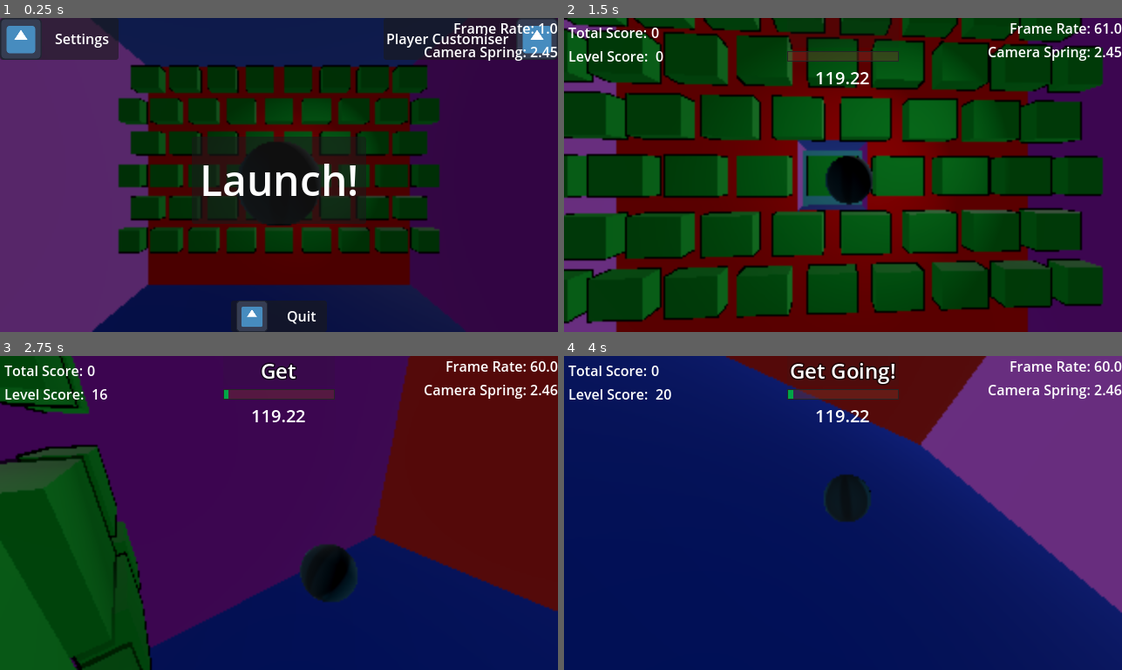
Above: before the commit, frames 1-4 (two rows, left to right).
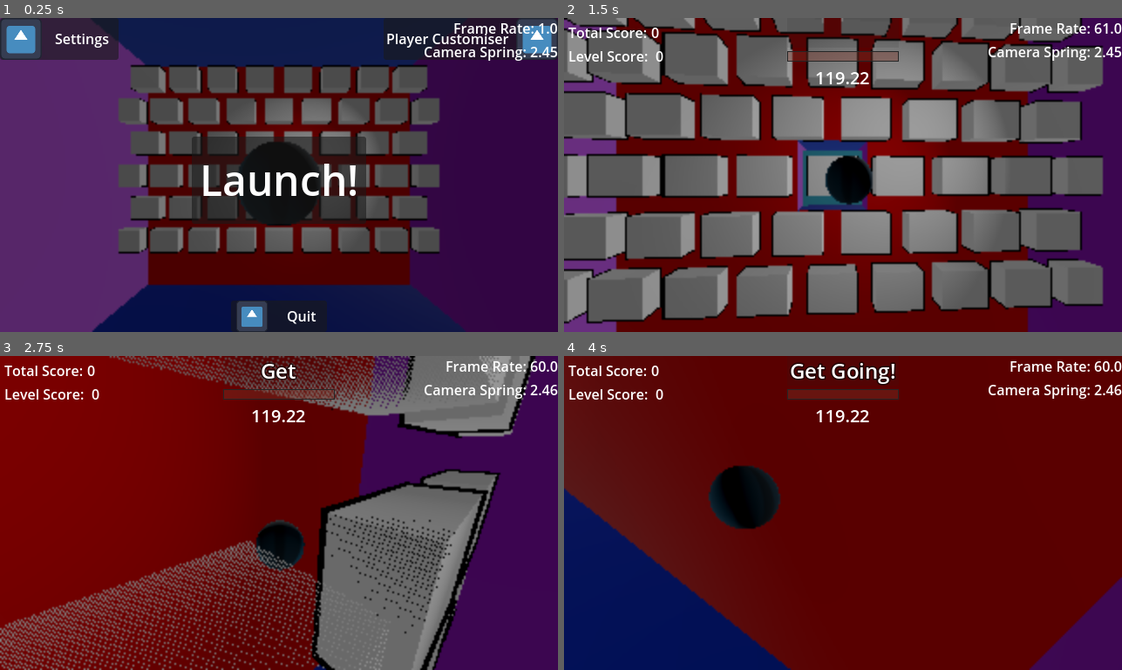
Above: after the commit, the same moments.

Repository: Mangochicken13/MangoPirateJam16
Game: Godot game, scene res://main.tscn
Two runs of this game, one before a commit and one after it. Both use one fixed random seed, a clock stepped at 60 frames per second and the inputs below. The engine's default icon, where the game draws it, is replaced by a stand-in: a white triangle on a blue panel in a dark square.
Inputs (mouse positions are in pixels of both pictures, inside the frame that each line leads up to):
- Up to frame 1 (0.25 s): no input
- Up to frame 2 (1.5 s): click "Launch!" at 0.5 s; tap Enter at 1.25 s; move the mouse to (965, 159) at 1.27 s; hold D (turn_right) from 1.28 s (still down); tap Q at 1.35 s
- Up to frame 3 (2.75 s): move the mouse to (167, 528) at 2.02 s; release D (turn_right) at 2.03 s; hold W (turn_down) from 2.03 s (still down); tap Q at 2.1 s
- Up to frame 4 (4 s): move the mouse to (898, 443) at 2.77 s; release W (turn_down) at 2.78 s; hold D (turn_right) 2.78-3.53 s; tap Q at 2.85, 3.6 s; move the mouse to (815, 575) at 3.52 s; hold S (turn_up) from 3.53 s (still down)

The runs differ from the first frame. In frame 1, 19% of the frame differs, in the area x 21-79%, y 15-75%; in frame 2, 62%; in frame 3, 97%, in the area x 0-100%, y 0-100%; in frame 4, 81%.
Error after the commit: Parse Error: Identifier "health" not declared in the current scope. (res://Walls/breakable_wall.gd:42)

Commit message:
Move walls out of Components folder

Diff:
--- a/you-are-the-weapon/Components/Levels/level_1_dev.tscn
+++ b/you-are-the-weapon/Components/Levels/level_1_dev.tscn
@@ -1,8 +1,8 @@
 [gd_scene load_steps=4 format=3 uid="uid://bdhc4jew8px57"]
 
 [ext_resource type="PackedScene" uid="uid://ca0itvftvsk06" path="res://Components/Levels/base_level.tscn" id="1_5rqff"]
-[ext_resource type="PackedScene" uid="uid://lnuocne6qmhb" path="res://Components/Walls/testing_wall.tscn" id="2_c2c2e"]
-[ext_resource type="PackedScene" uid="uid://37702wvtpjm6" path="res://Components/Walls/breakable_wall.tscn" id="3_81wr8"]
+[ext_resource type="PackedScene" uid="uid://lnuocne6qmhb" path="res://Walls/testing_wall.tscn" id="2_c2c2e"]
+[ext_resource type="PackedScene" uid="uid://37702wvtpjm6" path="res://Walls/breakable_wall.tscn" id="3_81wr8"]
 
 [node name="Level" node_paths=PackedStringArray("door") instance=ExtResource("1_5rqff")]
 win_condition = 2
--- a/you-are-the-weapon/Components/Levels/level_2_dev.tscn
+++ b/you-are-the-weapon/Components/Levels/level_2_dev.tscn
@@ -1,7 +1,7 @@
 [gd_scene load_steps=4 format=3 uid="uid://dh17uwlnhjgw0"]
 
 [ext_resource type="PackedScene" uid="uid://ca0itvftvsk06" path="res://Components/Levels/base_level.tscn" id="1_d7xwl"]
-[ext_resource type="PackedScene" uid="uid://lnuocne6qmhb" path="res://Components/Walls/testing_wall.tscn" id="2_5rsmb"]
+[ext_resource type="PackedScene" uid="uid://lnuocne6qmhb" path="res://Walls/testing_wall.tscn" id="2_5rsmb"]
 [ext_resource type="PackedScene" uid="uid://7kcef77qbpfl" path="res://Components/Levels/level_trigger.tscn" id="2_t2jgq"]
 
 [node name="Level" node_paths=PackedStringArray("door") instance=ExtResource("1_d7xwl")]
--- a/you-are-the-weapon/Components/Levels/level_3_dev.tscn
+++ b/you-are-the-weapon/Components/Levels/level_3_dev.tscn
@@ -1,8 +1,8 @@
 [gd_scene load_steps=4 format=3 uid="uid://tql1shvc5wn"]
 
 [ext_resource type="PackedScene" uid="uid://ca0itvftvsk06" path="res://Components/Levels/base_level.tscn" id="1_8ayjw"]
-[ext_resource type="PackedScene" uid="uid://lnuocne6qmhb" path="res://Components/Walls/testing_wall.tscn" id="2_ob6oo"]
-[ext_resource type="PackedScene" uid="uid://37702wvtpjm6" path="res://Components/Walls/breakable_wall.tscn" id="2_svbsw"]
+[ext_resource type="PackedScene" uid="uid://lnuocne6qmhb" path="res://Walls/testing_wall.tscn" id="2_ob6oo"]
+[ext_resource type="PackedScene" uid="uid://37702wvtpjm6" path="res://Walls/breakable_wall.tscn" id="2_svbsw"]
 
 [node name="Level" node_paths=PackedStringArray("door") instance=ExtResource("1_8ayjw")]
 win_condition = 1
--- a/you-are-the-weapon/Components/Walls/breakable_wall.tres
+++ /dev/null
@@ -1,8 +0,0 @@
-[gd_resource type="BoxMesh" load_steps=2 format=3 uid="uid://781nrqkwx8te"]
-
-[ext_resource type="Material" uid="uid://chqnhdm57ks0o" path="res://Components/Walls/breakable_wall_material.tres" id="1_2r1p2"]
-
-[resource]
-resource_local_to_scene = true
-material = ExtResource("1_2r1p2")
-size = Vector3(5, 4, 2)
--- a/you-are-the-weapon/Components/Walls/breakable_wall.tscn
+++ /dev/null
@@ -1,23 +0,0 @@
-[gd_scene load_steps=6 format=3 uid="uid://37702wvtpjm6"]
-
-[ext_resource type="Script" uid="uid://docv3qj8fk2yg" path="res://Components/Walls/breakable_wall.gd" id="1_7jxn8"]
-[ext_resource type="FastNoiseLite" uid="uid://t62yaaxyjx8e" path="res://Components/Walls/wall_crack_noise.tres" id="2_ko5f1"]
-[ext_resource type="Gradient" uid="uid://b0110vjwm62cs" path="res://Components/Walls/health_gradient.tres" id="2_ogmrn"]
-[ext_resource type="BoxMesh" uid="uid://781nrqkwx8te" path="res://Components/Walls/breakable_wall.tres" id="4_h6878"]
-
-[sub_resource type="BoxShape3D" id="BoxShape3D_0ybw5"]
-resource_local_to_scene = true
-size = Vector3(5, 4, 2)
-
-[node name="Breakable Wall" type="StaticBody3D"]
-collision_layer = 4
-collision_mask = 3
-script = ExtResource("1_7jxn8")
-health_gradient = ExtResource("2_ogmrn")
-crack_noise_texture = ExtResource("2_ko5f1")
-
-[node name="MeshInstance3D" type="MeshInstance3D" parent="."]
-mesh = ExtResource("4_h6878")
-
-[node name="CollisionShape3D" type="CollisionShape3D" parent="."]
-shape = SubResource("BoxShape3D_0ybw5")
--- a/you-are-the-weapon/Components/Walls/breakable_wall_material.tres
+++ /dev/null
@@ -1,11 +0,0 @@
-[gd_resource type="StandardMaterial3D" load_steps=2 format=3 uid="uid://chqnhdm57ks0o"]
-
-[ext_resource type="Material" uid="uid://h6lpf48iugh8" path="res://Components/Walls/object_outline.tres" id="1_6v7uv"]
-
-[resource]
-resource_local_to_scene = true
-render_priority = 3
-next_pass = ExtResource("1_6v7uv")
-distance_fade_mode = 2
-distance_fade_min_distance = 0.2
-distance_fade_max_distance = 3.0
--- a/you-are-the-weapon/Components/Walls/object_outline.tres
+++ /dev/null
@@ -1,11 +0,0 @@
-[gd_resource type="ShaderMaterial" load_steps=2 format=3 uid="uid://h6lpf48iugh8"]
-
-[ext_resource type="Shader" uid="uid://cnl0metc7uxe5" path="res://Components/Walls/breakable_wall_outline.gdshader" id="1_2xxsf"]
-
-[resource]
-render_priority = 0
-shader = ExtResource("1_2xxsf")
-shader_parameter/color = Color(0, 0, 0, 1)
-shader_parameter/size = 1.05
-shader_parameter/min_dist = 5.0
-shader_parameter/max_dist = 15.0
--- a/you-are-the-weapon/Components/Walls/test_breakable_wall.gd
+++ /dev/null
@@ -1,2 +0,0 @@
-extends BreakableWall
-class_name TestBreakableWall
--- a/you-are-the-weapon/Components/ball.gd
+++ b/you-are-the-weapon/Components/ball.gd
@@ -48,7 +48,7 @@
 	# TODO: more work needed on this
 	var v_length: float = sqrt((abs(velocity.length()) + 1 - speed) - 1)
 	var extension: float = minf(2, v_length)
-	assert(extension <= 1.9)
+	assert(extension < 1.9)
 	target_spring_length = maxf(ball_cam_base_spring_length, ball_cam_base_spring_length + extension)
 	ball_cam.spring_length = lerp(ball_cam.spring_length, target_spring_length, SPRING_LERP_SPEED * delta)
 
--- a/you-are-the-weapon/Components/ball.tscn
+++ b/you-are-the-weapon/Components/ball.tscn
@@ -6,8 +6,8 @@
 [ext_resource type="Script" uid="uid://bcpabd127n4j0" path="res://addons/phantom_camera/scripts/phantom_camera/phantom_camera_3d.gd" id="4_j6r2q"]
 [ext_resource type="Script" uid="uid://bfjruihdkldad" path="res://addons/phantom_camera/scripts/resources/tween_resource.gd" id="5_qycq2"]
 [ext_resource type="Script" uid="uid://2un6of21yrar" path="res://addons/phantom_camera/scripts/resources/camera_3d_resource.gd" id="6_y7xus"]
-[ext_resource type="Script" uid="uid://jaj62h07c7xm" path="res://Components/Walls/testing_wall.gd" id="7_nu58y"]
-[ext_resource type="Texture2D" uid="uid://b2chgrkjp72rm" path="res://Components/Walls/testing_wall.png" id="8_dwrm4"]
+[ext_resource type="Script" uid="uid://jaj62h07c7xm" path="res://Walls/testing_wall.gd" id="7_nu58y"]
+[ext_resource type="Texture2D" uid="uid://b2chgrkjp72rm" path="res://Walls/testing_wall.png" id="8_dwrm4"]
 
 [sub_resource type="SphereShape3D" id="SphereShape3D_0gomf"]
 
--- a/you-are-the-weapon/Components/Walls/base_wall.gd
+++ b/you-are-the-weapon/Walls/base_wall.gd
@@ -20,8 +20,14 @@
 		elif node is CollisionShape3D and !collision_shape:
 			collision_shape = node
 
+	_set_collision_layer()
+
+func _set_collision_layer() -> void:
 	# Solid Walls
-	collision_layer = 2
+	if collision_layer == 1: #Default value
+		collision_layer = 2
+	else:
+		print(collision_layer, self)
 
 func _bounce(velocity: Vector3) -> Vector3:
 	velocity = velocity * velocity_multiplier
--- a/you-are-the-weapon/Components/Walls/breakable_wall.gd
+++ b/you-are-the-weapon/Walls/breakable_wall.gd
@@ -1,24 +1,27 @@
 extends Wall
 class_name BreakableWall
 
+@export var health_component: HealthComponent
 
-@export var health: float = 1
-var max_health: float
+#@export var health: float = 1
+#var max_health: float
 @export var defence: float = 0
 @export var damage_reduction: float = 0
 
 @export var health_gradient: Gradient
-@export var crack_noise_texture: FastNoiseLite
+#@export var crack_noise_texture: FastNoiseLite
 
 signal destroyed
 
 func _ready() -> void:
 	super._ready()
-	max_health = health
-	# Breakable Walls
-	collision_layer = 4
+	#max_health = health
 	_update_color()
 
+
+func _set_collision_layer() -> void:
+	if collision_layer == 1:
+		collision_layer = 4
 
 ## Returns the final damage dealt after damage reduction and defence
 func _deal_damage(incoming_damage: float) -> float:
@@ -27,12 +30,9 @@
 	final_damage = final_damage - defence
 	final_damage = maxf(final_damage, 0.0)
 
-	health = health - final_damage
+	health_component.damage(final_damage)
 
 	_update_cracks()
-	if health <= 0:
-		_destroy()
-
 	_update_color()
 
 	return final_damage
--- /dev/null
+++ b/you-are-the-weapon/Walls/breakable_wall.tscn
@@ -0,0 +1,53 @@
+[gd_scene load_steps=9 format=3 uid="uid://37702wvtpjm6"]
+
+[ext_resource type="Script" uid="uid://docv3qj8fk2yg" path="res://Walls/breakable_wall.gd" id="1_7jxn8"]
+[ext_resource type="Gradient" uid="uid://b0110vjwm62cs" path="res://Walls/health_gradient.tres" id="2_ogmrn"]
+[ext_resource type="PackedScene" uid="uid://c0t5ebt5gausq" path="res://Components/HealthComponent.tscn" id="3_ugjwp"]
+
+[sub_resource type="StandardMaterial3D" id="StandardMaterial3D_dwrtj"]
+resource_local_to_scene = true
+distance_fade_mode = 2
+distance_fade_min_distance = 1.0
+distance_fade_max_distance = 5.0
+
+[sub_resource type="BoxMesh" id="BoxMesh_l5uip"]
+resource_local_to_scene = true
+material = SubResource("StandardMaterial3D_dwrtj")
+size = Vector3(5, 4, 2)
+
+[sub_resource type="StandardMaterial3D" id="StandardMaterial3D_btf7d"]
+cull_mode = 1
+shading_mode = 0
+albedo_color = Color(0, 0, 0, 1)
+distance_fade_mode = 3
+distance_fade_min_distance = 4.0
+distance_fade_max_distance = 7.0
+
+[sub_resource type="BoxMesh" id="BoxMesh_e7bn1"]
+material = SubResource("StandardMaterial3D_btf7d")
+size = Vector3(5.2, 4.2, 2.2)
+
+[sub_resource type="BoxShape3D" id="BoxShape3D_0ybw5"]
+resource_local_to_scene = true
+size = Vector3(5, 4, 2)
+
+[node name="Breakable Wall" type="Node3D" node_paths=PackedStringArray("health_component")]
+script = ExtResource("1_7jxn8")
+health_component = NodePath("HealthComponent")
+health = null
+defence = null
+damage_reduction = null
+health_gradient = ExtResource("2_ogmrn")
+velocity_multiplier = null
+combo_modifier = null
+
+[node name="MeshInstance3D" type="MeshInstance3D" parent="."]
+mesh = SubResource("BoxMesh_l5uip")
+
+[node name="MeshInstance3D" type="MeshInstance3D" parent="MeshInstance3D"]
+mesh = SubResource("BoxMesh_e7bn1")
+
+[node name="CollisionShape3D" type="CollisionShape3D" parent="."]
+shape = SubResource("BoxShape3D_0ybw5")
+
+[node name="HealthComponent" parent="." instance=ExtResource("3_ugjwp")]
--- a/you-are-the-weapon/Components/Walls/testing_wall.gd
+++ b/you-are-the-weapon/Walls/testing_wall.gd
@@ -29,8 +29,8 @@
 
 func _enter_tree() -> void:
 	if Engine.is_editor_hint():
-		var image: Image = Image.load_from_file("res://Components/Walls/testing_wall.png")
+		var image: Image = Image.load_from_file("res://Walls/testing_wall.png")
 		mesh_texture = ImageTexture.create_from_image(image)
 	else:
-		var image = load("res://Components/Walls/testing_wall.png")
+		var image = load("res://Walls/testing_wall.png")
 		mesh_texture = image
--- a/you-are-the-weapon/Components/Walls/testing_wall.tres
+++ b/you-are-the-weapon/Walls/testing_wall.tres
@@ -1,6 +1,6 @@
 [gd_resource type="StandardMaterial3D" load_steps=2 format=3 uid="uid://de41hy7rqfmac"]
 
-[ext_resource type="Texture2D" uid="uid://b2chgrkjp72rm" path="res://Components/Walls/testing_wall.png" id="1_n8jsk"]
+[ext_resource type="Texture2D" uid="uid://b2chgrkjp72rm" path="res://Walls/testing_wall.png" id="1_n8jsk"]
 
 [resource]
 resource_local_to_scene = true
--- a/you-are-the-weapon/Components/Walls/testing_wall.tscn
+++ b/you-are-the-weapon/Walls/testing_wall.tscn
@@ -1,7 +1,7 @@
 [gd_scene load_steps=5 format=3 uid="uid://lnuocne6qmhb"]
 
-[ext_resource type="Script" uid="uid://jaj62h07c7xm" path="res://Components/Walls/testing_wall.gd" id="1_2oy8g"]
-[ext_resource type="Material" uid="uid://de41hy7rqfmac" path="res://Components/Walls/testing_wall.tres" id="2_jsw8i"]
+[ext_resource type="Script" uid="uid://jaj62h07c7xm" path="res://Walls/testing_wall.gd" id="1_2oy8g"]
+[ext_resource type="Material" uid="uid://de41hy7rqfmac" path="res://Walls/testing_wall.tres" id="2_jsw8i"]
 
 [sub_resource type="BoxShape3D" id="BoxShape3D_mln17"]
 resource_local_to_scene = true
--- a/you-are-the-weapon/test_scene.tscn
+++ b/you-are-the-weapon/test_scene.tscn
@@ -1,7 +1,7 @@
 [gd_scene load_steps=3 format=3 uid="uid://cw2l6ifqw3yxn"]
 
 [ext_resource type="PackedScene" uid="uid://nv2sbbj23yw1" path="res://Components/ball.tscn" id="1_ikktw"]
-[ext_resource type="PackedScene" uid="uid://lnuocne6qmhb" path="res://Components/Walls/testing_wall.tscn" id="3_1vec6"]
+[ext_resource type="PackedScene" uid="uid://lnuocne6qmhb" path="res://Walls/testing_wall.tscn" id="3_1vec6"]
 
 [node name="Test Scene" type="Node3D"]
 
--- a/you-are-the-weapon/test_scene_2.tscn
+++ b/you-are-the-weapon/test_scene_2.tscn
@@ -1,8 +1,8 @@
 [gd_scene load_steps=4 format=3 uid="uid://df8waebs53eeo"]
 
 [ext_resource type="PackedScene" uid="uid://nv2sbbj23yw1" path="res://Components/ball.tscn" id="1_u7dyf"]
-[ext_resource type="PackedScene" uid="uid://37702wvtpjm6" path="res://Components/Walls/breakable_wall.tscn" id="2_qhe80"]
-[ext_resource type="PackedScene" uid="uid://lnuocne6qmhb" path="res://Components/Walls/testing_wall.tscn" id="3_qhb27"]
+[ext_resource type="PackedScene" uid="uid://37702wvtpjm6" path="res://Walls/breakable_wall.tscn" id="2_qhe80"]
+[ext_resource type="PackedScene" uid="uid://lnuocne6qmhb" path="res://Walls/testing_wall.tscn" id="3_qhb27"]
 
 [node name="test_scene_2" type="Node3D"]
 
Not shown, removed: you-are-the-weapon/Components/Walls/test_breakable_wall.gd.uid
Renamed: you-are-the-weapon/Components/Walls/Breakable_wall_cracks.png -> you-are-the-weapon/Walls/Breakable_wall_cracks.png
Not shown, changed: you-are-the-weapon/Walls/Breakable_wall_cracks.png.import
Renamed: you-are-the-weapon/Components/Walls/base_wall.gd.uid -> you-are-the-weapon/Walls/base_wall.gd.uid
Renamed: you-are-the-weapon/Components/Walls/breakable_wall.gd.uid -> you-are-the-weapon/Walls/breakable_wall.gd.uid
Renamed: you-are-the-weapon/Components/Walls/breakable_wall.gdshader -> you-are-the-weapon/Walls/breakable_wall.gdshader
Renamed: you-are-the-weapon/Components/Walls/breakable_wall.gdshader.uid -> you-are-the-weapon/Walls/breakable_wall.gdshader.uid
Renamed: you-are-the-weapon/Components/Walls/breakable_wall_outline.gdshader -> you-are-the-weapon/Walls/breakable_wall_outline.gdshader
Renamed: you-are-the-weapon/Components/Walls/breakable_wall_outline.gdshader.uid -> you-are-the-weapon/Walls/breakable_wall_outline.gdshader.uid
Renamed: you-are-the-weapon/Components/Walls/health_gradient.tres -> you-are-the-weapon/Walls/health_gradient.tres
Renamed: you-are-the-weapon/Components/Walls/testing_wall.gd.uid -> you-are-the-weapon/Walls/testing_wall.gd.uid
Renamed: you-are-the-weapon/Components/Walls/testing_wall.png -> you-are-the-weapon/Walls/testing_wall.png
(and 2 more such lines)
